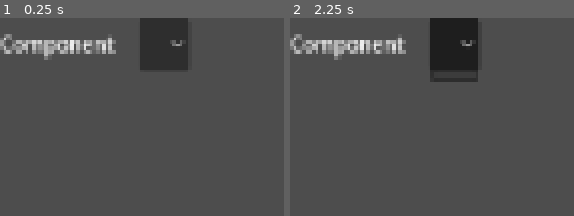
Above: before the commit, frames 1-2 (left to right).
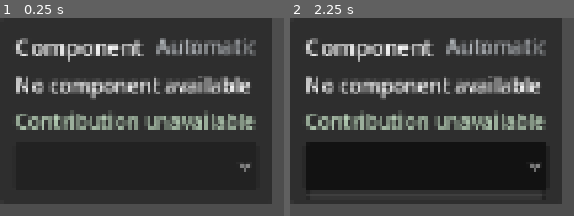
Above: after the commit, the same moments.

Repository: thegrundle-git/frontierthegame
Game: Godot game, scene res://scenes/ui/ComponentChoiceRow.tscn
The game is run twice, just before and just after one commit, with the same random seed, the same clock (stepped at 60 frames per second) and the same inputs. This scene is started directly instead of the project's main scene.
Inputs (mouse positions are in pixels of both pictures, inside the frame that each line leads up to; where the layout moved, square brackets give the same spot in the first picture):
- Up to frame 1 (0.25 s): no input
- Up to frame 2 (2.25 s): click (426, 166) [454, 43] at 0.5 s; click (426, 166) [454, 43] at 1.25 s; click (426, 166) [454, 43] at 2 s

The runs differ from the first frame. In frame 1, 80% of the frame differs, in the area x 0-96%, y 0-94%; in frame 2, 77%.

Commit message:
v0.6.8-alpha1 - Add visual assembly template

Diff:
--- a/resources/recipes/stone_axe_recipe.tres
+++ b/resources/recipes/stone_axe_recipe.tres
@@ -42,4 +42,5 @@
 variant_component_slot = "head"
 material_result_variants = Array[ExtResource("7_variant")]([SubResource("Variant_flint")])
 description = "Seat the best available shaped head against the best prepared handle, then secure the joint with the strongest available binding. The head determines the finished axe, while every component contributes to its performance."
+component_display_order = Array[String](["head", "binding", "handle"])
 metadata/_custom_type_script = "uid://ck8q7c4l76io2"
--- a/scenes/ui/ComponentChoiceRow.tscn
+++ b/scenes/ui/ComponentChoiceRow.tscn
@@ -2,19 +2,58 @@
 
 [ext_resource type="Script" path="res://scripts/ui/ComponentChoiceRow.gd" id="1_component_row"]
 
-[node name="ComponentChoiceRow" type="HBoxContainer"]
-custom_minimum_size = Vector2(0, 42)
-theme_override_constants/separation = 12
+[node name="ComponentChoiceRow" type="PanelContainer"]
+custom_minimum_size = Vector2(0, 118)
 script = ExtResource("1_component_row")
 
-[node name="SlotLabel" type="Label" parent="."]
+[node name="CardMargin" type="MarginContainer" parent="."]
+layout_mode = 2
+theme_override_constants/margin_left = 12
+theme_override_constants/margin_top = 10
+theme_override_constants/margin_right = 12
+theme_override_constants/margin_bottom = 10
+
+[node name="CardLayout" type="VBoxContainer" parent="CardMargin"]
+layout_mode = 2
+theme_override_constants/separation = 6
+
+[node name="Header" type="HBoxContainer" parent="CardMargin/CardLayout"]
+layout_mode = 2
+theme_override_constants/separation = 10
+
+[node name="SlotLabel" type="Label" parent="CardMargin/CardLayout/Header"]
 unique_name_in_owner = true
-custom_minimum_size = Vector2(100, 0)
 layout_mode = 2
+size_flags_horizontal = 3
+theme_override_font_sizes/font_size = 18
 text = "Component"
 vertical_alignment = 1
 
-[node name="ComponentSelector" type="OptionButton" parent="."]
+[node name="ModeLabel" type="Label" parent="CardMargin/CardLayout/Header"]
+unique_name_in_owner = true
+layout_mode = 2
+theme_override_colors/font_color = Color(0.72, 0.74, 0.76, 1)
+text = "Automatic"
+
+[node name="LimitingLabel" type="Label" parent="CardMargin/CardLayout/Header"]
+unique_name_in_owner = true
+visible = false
+layout_mode = 2
+theme_override_colors/font_color = Color(0.88, 0.65, 0.34, 1)
+text = "LIMITS QUALITY"
+
+[node name="SelectedComponentLabel" type="Label" parent="CardMargin/CardLayout"]
+unique_name_in_owner = true
+layout_mode = 2
+text = "No component available"
+
+[node name="ContributionLabel" type="Label" parent="CardMargin/CardLayout"]
+unique_name_in_owner = true
+layout_mode = 2
+theme_override_colors/font_color = Color(0.72, 0.82, 0.72, 1)
+text = "Contribution unavailable"
+
+[node name="ComponentSelector" type="OptionButton" parent="CardMargin/CardLayout"]
 unique_name_in_owner = true
 custom_minimum_size = Vector2(0, 38)
 layout_mode = 2
--- a/scenes/ui/CraftingUI.tscn
+++ b/scenes/ui/CraftingUI.tscn
@@ -92,6 +92,14 @@
 size_flags_horizontal = 3
 theme_override_constants/separation = 8
 
+[node name="AssemblyHeading" type="Label" parent="WorkspaceMargin/WorkspaceCenter/CraftingPanel/PanelMargin/CraftingLayout/DetailsScroll/DetailsLayout"]
+unique_name_in_owner = true
+visible = false
+layout_mode = 2
+theme_override_font_sizes/font_size = 20
+text = "Assembly"
+horizontal_alignment = 1
+
 [node name="ComponentChoices" type="VBoxContainer" parent="WorkspaceMargin/WorkspaceCenter/CraftingPanel/PanelMargin/CraftingLayout/DetailsScroll/DetailsLayout"]
 unique_name_in_owner = true
 layout_mode = 2
--- a/scripts/resources/RecipeData.gd
+++ b/scripts/resources/RecipeData.gd
@@ -21,6 +21,7 @@
 @export_group("Presentation")
 @export_multiline
 var description: String = ""
+@export var component_display_order: Array[String] = []
 
 
 func get_results_for_components(
--- a/scripts/ui/ComponentChoiceRow.gd
+++ b/scripts/ui/ComponentChoiceRow.gd
@@ -1,4 +1,4 @@
-extends HBoxContainer
+extends PanelContainer
 class_name ComponentChoiceRow
 
 
@@ -6,6 +6,10 @@
 
 
 @onready var slot_label: Label = %SlotLabel
+@onready var mode_label: Label = %ModeLabel
+@onready var limiting_label: Label = %LimitingLabel
+@onready var selected_component_label: Label = %SelectedComponentLabel
+@onready var contribution_label: Label = %ContributionLabel
 @onready var component_selector: OptionButton = %ComponentSelector
 
 var component_slot: String = ""
@@ -18,10 +22,21 @@
 func configure(
 	slot: String,
 	available_components: Array[ItemData],
-	selected_item_id: String
+	preferred_item_id: String,
+	resolved_component: ItemData,
+	contribution_text: String,
+	limits_quality: bool
 ) -> void:
 	component_slot = slot
 	slot_label.text = slot.capitalize()
+	mode_label.text = (
+		"Explicit choice"
+		if not preferred_item_id.is_empty()
+		else "Automatic"
+	)
+	limiting_label.visible = limits_quality
+	contribution_label.text = contribution_text
+	_set_resolved_component(resolved_component)
 	component_selector.clear()
 	component_selector.add_item("Automatic — best available")
 	component_selector.set_item_metadata(0, "")
@@ -54,7 +69,7 @@
 			+ "\nAvailable: "
 			+ str(amount)
 		)
-		if component.id == selected_item_id:
+		if component.id == preferred_item_id:
 			selected_index = index
 
 	component_selector.select(selected_index)
@@ -62,6 +77,27 @@
 		"Choose a specific "
 		+ slot.capitalize()
 		+ " or allow Frontier to use the best available option."
+	)
+
+
+func _set_resolved_component(component: ItemData) -> void:
+	if component == null:
+		selected_component_label.text = "No compatible component available"
+		selected_component_label.remove_theme_color_override("font_color")
+		return
+	selected_component_label.text = (
+		component.display_name
+		+ "  •  "
+		+ ItemPresentation.get_material_family_label(component)
+		+ "  •  Quality "
+		+ str(maxi(component.material_quality, 0) + 1)
+		+ "  •  "
+		+ str(GameManager.get_accessible_crafting_item_amount(component.id))
+		+ " available"
+	)
+	selected_component_label.add_theme_color_override(
+		"font_color",
+		ItemPresentation.get_material_color(component)
 	)
 
 
--- a/scripts/ui/CraftingUI.gd
+++ b/scripts/ui/CraftingUI.gd
@@ -13,6 +13,7 @@
 
 @onready var recipe_selector: OptionButton = %RecipeSelector
 @onready var recipe_label: RichTextLabel = %RecipeLabel
+@onready var assembly_heading: Label = %AssemblyHeading
 @onready var component_choices: VBoxContainer = %ComponentChoices
 @onready var requirements_toggle: Button = %RequirementsToggle
 @onready var requirements_label: RichTextLabel = %RequirementsLabel
@@ -62,12 +63,12 @@
 	recipe_selector.disabled = false
 	craft_button.visible = true
 	_sanitize_component_preferences(recipe)
-	_rebuild_component_choices(recipe)
 	var preferences := _get_component_preferences(recipe.id)
 	var plan: CraftingPlan = GameManager.build_crafting_plan(
 		recipe,
 		preferences
 	)
+	_rebuild_component_choices(recipe, plan)
 	var primary_result: IngredientData = _get_preview_result(recipe, plan)
 	var result_name := recipe.display_name
 	if primary_result != null and primary_result.item != null:
@@ -296,6 +297,7 @@
 	recipe_selector.disabled = false
 	recipe_label.text = message
 	_clear_component_choices()
+	assembly_heading.visible = false
 	component_choices.visible = false
 	requirements_label.text = ""
 	details_label.text = ""
@@ -321,29 +323,109 @@
 	)
 
 
-func _rebuild_component_choices(recipe: RecipeData) -> void:
+func _rebuild_component_choices(
+	recipe: RecipeData,
+	plan: CraftingPlan
+) -> void:
 	_clear_component_choices()
 	var preferences := _get_component_preferences(recipe.id)
-	var seen_slots: Array[String] = []
+	var ingredients := _get_ordered_component_ingredients(recipe)
+	var preview: ItemInstance = plan.build_preview_instance()
+	var overall_quality := EquipmentStatCalculator.get_overall_quality(preview)
+	for index: int in range(ingredients.size()):
+		var ingredient: IngredientData = ingredients[index]
+		var row := COMPONENT_CHOICE_ROW_SCENE.instantiate() as ComponentChoiceRow
+		if row == null:
+			continue
+		component_choices.add_child(row)
+		var resolved_component := (
+			plan.selected_components.get(ingredient.component_slot) as ItemData
+		)
+		var limits_quality := (
+			resolved_component != null
+			and overall_quality > 0
+			and maxi(resolved_component.material_quality, 0) + 1
+				== overall_quality
+		)
+		row.configure(
+			ingredient.component_slot,
+			ItemDatabase.get_components_for_slot(ingredient.component_slot),
+			str(preferences.get(ingredient.component_slot, "")),
+			resolved_component,
+			_get_component_contribution_text(
+				preview,
+				ingredient.component_slot
+			),
+			limits_quality
+		)
+		row.component_selected.connect(_on_component_selected)
+		if index < ingredients.size() - 1:
+			var connector := Label.new()
+			connector.text = "│"
+			connector.horizontal_alignment = HORIZONTAL_ALIGNMENT_CENTER
+			connector.mouse_filter = Control.MOUSE_FILTER_IGNORE
+			component_choices.add_child(connector)
+	assembly_heading.visible = not ingredients.is_empty()
+	component_choices.visible = not ingredients.is_empty()
+
+
+func _get_ordered_component_ingredients(
+	recipe: RecipeData
+) -> Array[IngredientData]:
+	var by_slot: Dictionary = {}
+	var recipe_order: Array[String] = []
 	for ingredient: IngredientData in recipe.ingredients:
 		if (
 			ingredient == null
 			or not ingredient.uses_component_slot()
-			or ingredient.component_slot in seen_slots
+			or by_slot.has(ingredient.component_slot)
 		):
 			continue
-		seen_slots.append(ingredient.component_slot)
-		var row := COMPONENT_CHOICE_ROW_SCENE.instantiate() as ComponentChoiceRow
-		if row == null:
-			continue
-		component_choices.add_child(row)
-		row.configure(
-			ingredient.component_slot,
-			ItemDatabase.get_components_for_slot(ingredient.component_slot),
-			str(preferences.get(ingredient.component_slot, ""))
-		)
-		row.component_selected.connect(_on_component_selected)
-	component_choices.visible = not seen_slots.is_empty()
+		by_slot[ingredient.component_slot] = ingredient
+		recipe_order.append(ingredient.component_slot)
+
+	var ordered: Array[IngredientData] = []
+	for slot: String in recipe.component_display_order:
+		if by_slot.has(slot):
+			ordered.append(by_slot[slot] as IngredientData)
+	for slot: String in recipe_order:
+		if slot not in recipe.component_display_order:
+			ordered.append(by_slot[slot] as IngredientData)
+	return ordered
+
+
+func _get_component_contribution_text(
+	preview: ItemInstance,
+	component_slot: String
+) -> String:
+	if preview == null:
+		return "Contribution unavailable"
+	match component_slot:
+		"head":
+			return (
+				"Contributes Efficiency "
+				+ str(EquipmentStatCalculator.get_tool_efficiency(preview))
+			)
+		"handle":
+			return (
+				"Contributes Handling "
+				+ str(EquipmentStatCalculator.get_handling_rating(preview))
+			)
+		"binding":
+			return (
+				"Contributes Stability "
+				+ str(EquipmentStatCalculator.get_stability_rating(preview))
+			)
+		_:
+			return (
+				"Contributes Quality "
+				+ str(
+					EquipmentStatCalculator.get_quality_rating_for_slot(
+						preview,
+						component_slot
+					)
+				)
+			)
 
 
 func _clear_component_choices() -> void:
Not shown, changed: docs/ARCHITECTURE.md
Not shown, changed: docs/CHANGELOG.md
Not shown, changed: docs/DESIGN_PHILOSOPHY.md
Not shown, changed: docs/PROJECT_SNAPSHOT.md
